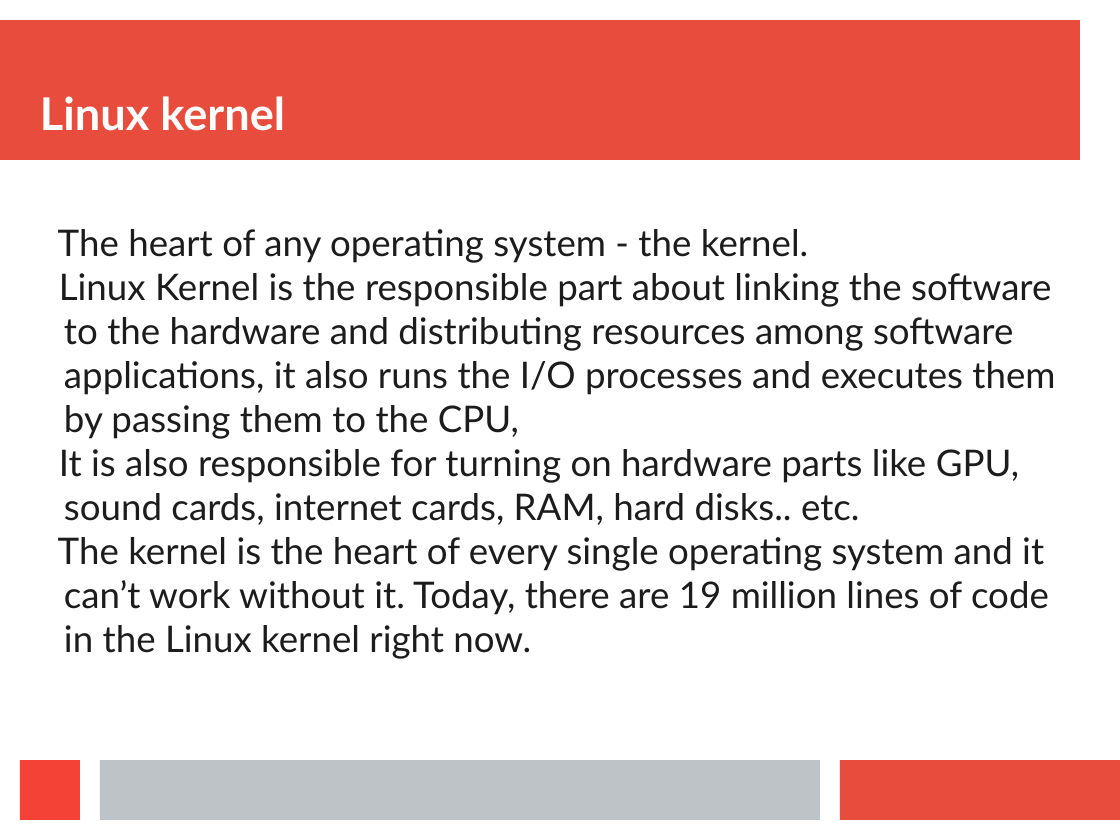
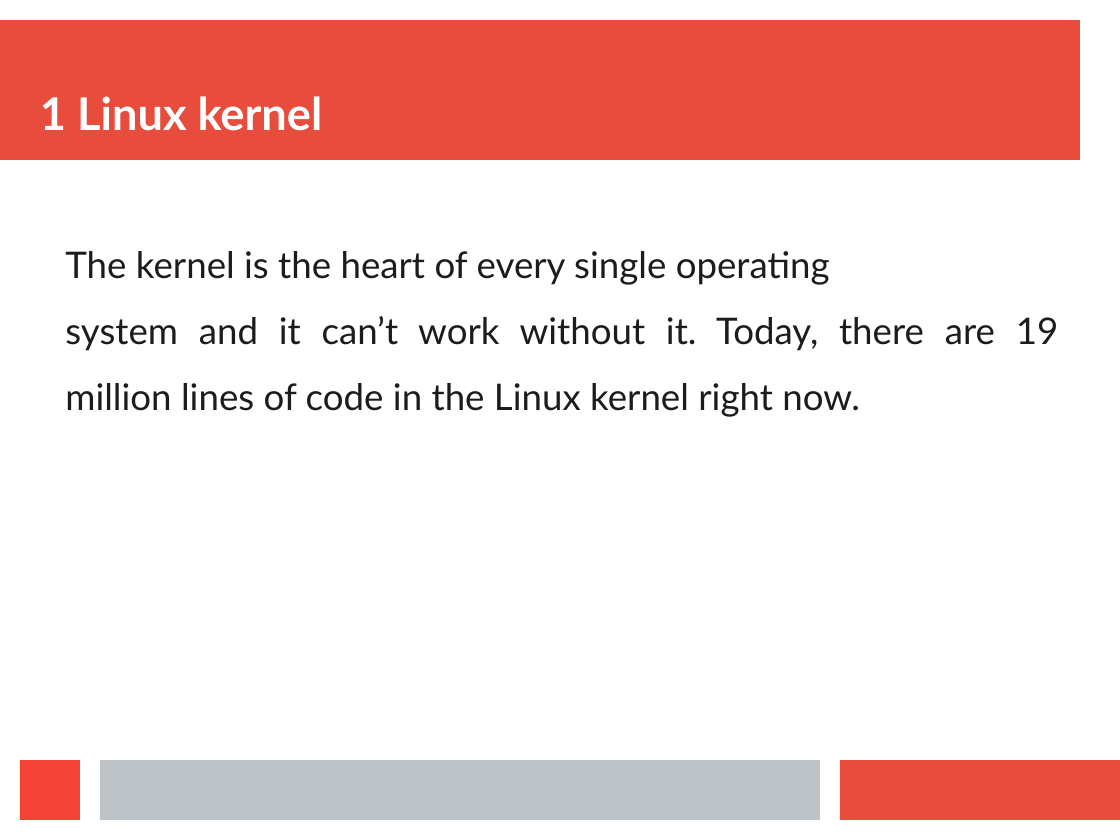
Before and after one commit to anand-k/EmbeddedSw, a slide deck: slide 7 of Learn_Linux/Components_linux_distro.pptx (slide 6 before the commit). Drawn at 1120x840 pixels with LibreOffice and Linux fonts; fonts in the diff are those of the drawing. Boxes give left, top, right and bottom in pixels: in the first picture for what was removed or moved away, otherwise in the second. Text is boxed around its words. In the diff, an @@ line names an element or a change of style, - is before the commit and + after.

Commit message:
Components of a Linux distro ppt

```diff
--- a/Learn_Linux/Components_linux_distro.pptx
+++ b/Learn_Linux/Components_linux_distro.pptx
@@ text at <box>40,96,323,131</box>: text changed @@
-Linux kernel
+1 Linux kernel
@@ text at <box>65,251,1059,417</box>: text changed @@
-The heart of any operating system - the kernel.
-Linux Kernel is the responsible part about linking the software to the hardware and distributing resources among software applications, it also runs the I/O processes and executes them by passing them to the CPU,
-It is also responsible for turning on hardware parts like GPU, sound cards, internet cards, RAM, hard disks.. etc.
-The kernel is the heart of every single operating system and it can’t work without it. Today, there are 19 million lines of code in the Linux kernel right now.
+The kernel is the heart of every single operating
+system and it can’t work without it. Today, there are 19 million lines of code in the Linux kernel right now.
```
Also in this commit, not shown: 7 other slides changed, 17 slides added, 1 slide removed.
